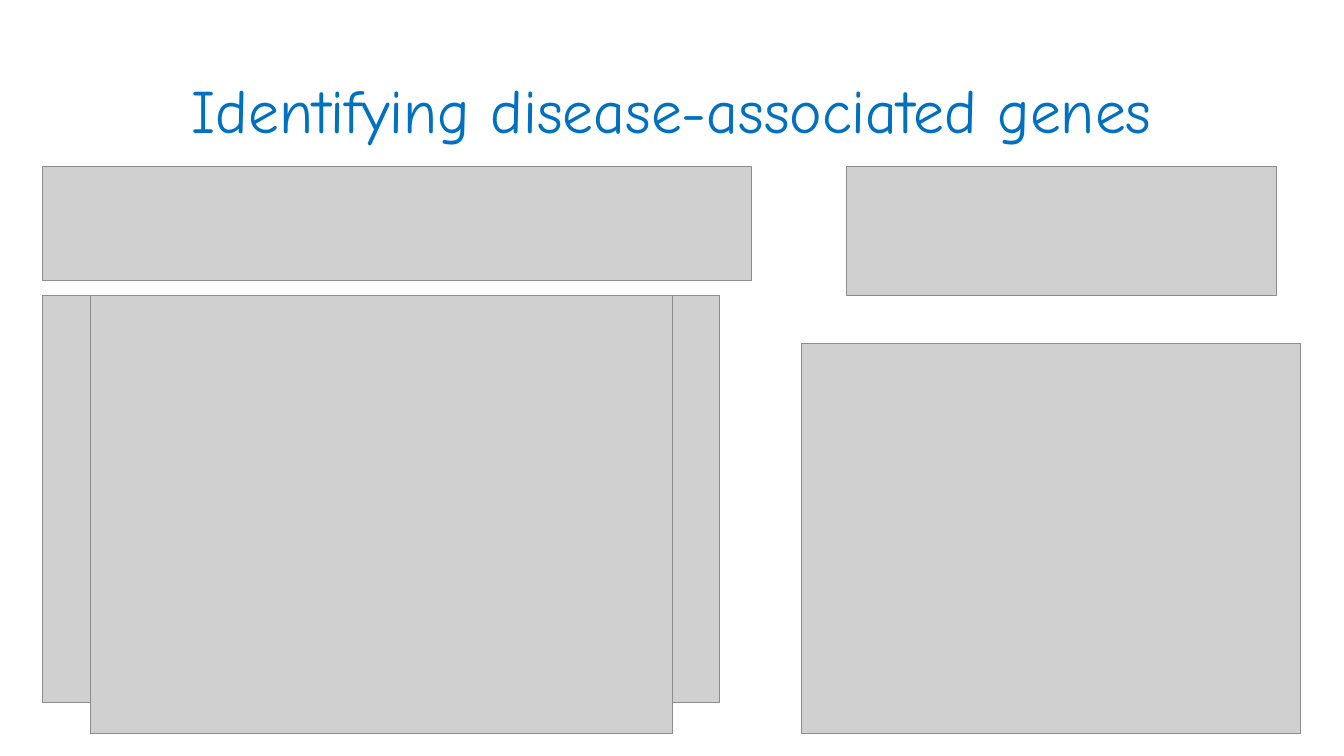
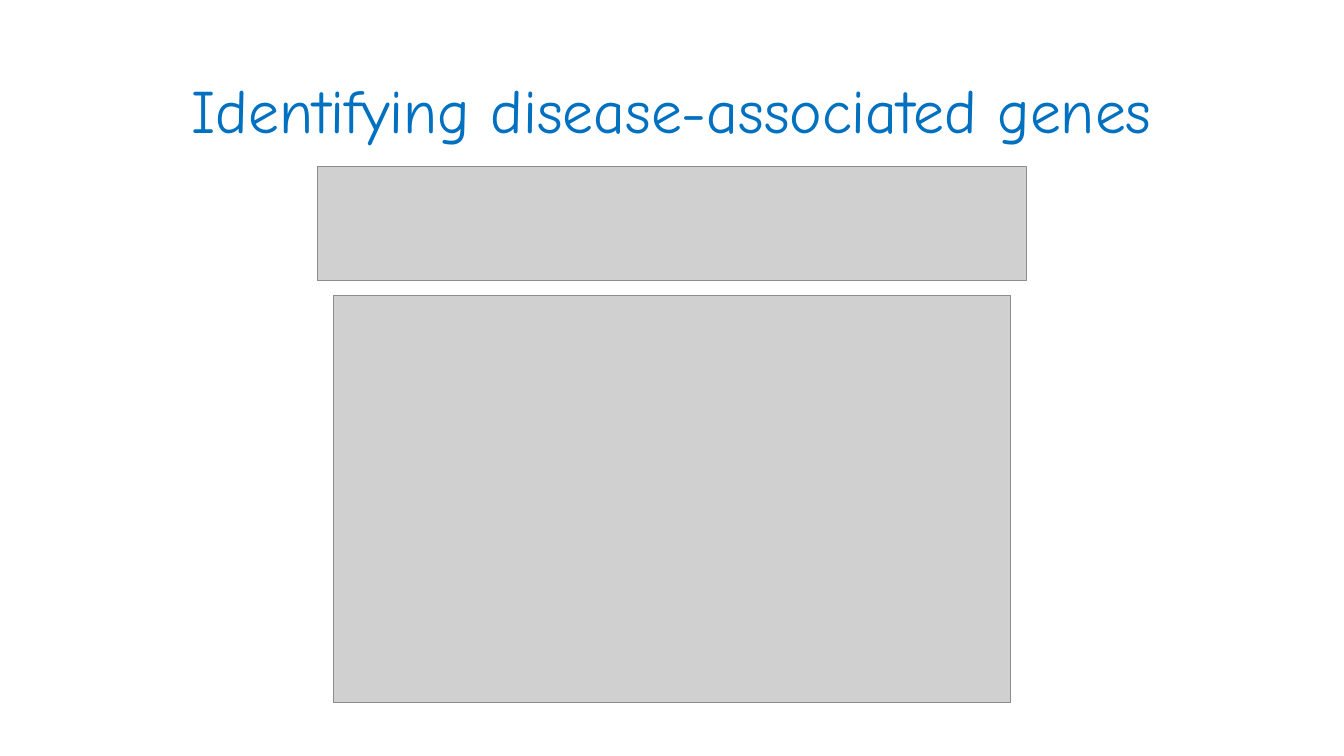
Before and after one commit to GilSasson1/DS_Project_WIS, a slide deck: slide 5 of presentation.pptx. Drawn at 1344x756 pixels with LibreOffice and Linux fonts; fonts in the diff are those of the drawing; grey boxes stand for pictures. Boxes give left, top, right and bottom in pixels: in the first picture for what was removed or moved away, otherwise in the second. Text is boxed around its words. In the diff, an @@ line names an element or a change of style, - is before the commit and + after.

```diff
--- a/presentation.pptx
+++ b/presentation.pptx
@@ picture moved from (x1=43, y1=166, x2=752, y2=280) to (x1=318, y1=166, x2=1026, y2=280) @@
@@ picture removed at (x1=847, y1=166, x2=1276, y2=295) @@
@@ picture removed at (x1=91, y1=295, x2=673, y2=733) @@
@@ picture moved from (x1=43, y1=295, x2=720, y2=703) to (x1=334, y1=295, x2=1010, y2=703) @@
@@ picture removed at (x1=802, y1=344, x2=1302, y2=733) @@
```
Also in this commit, not shown: 8 other slides changed, 1 other file.
